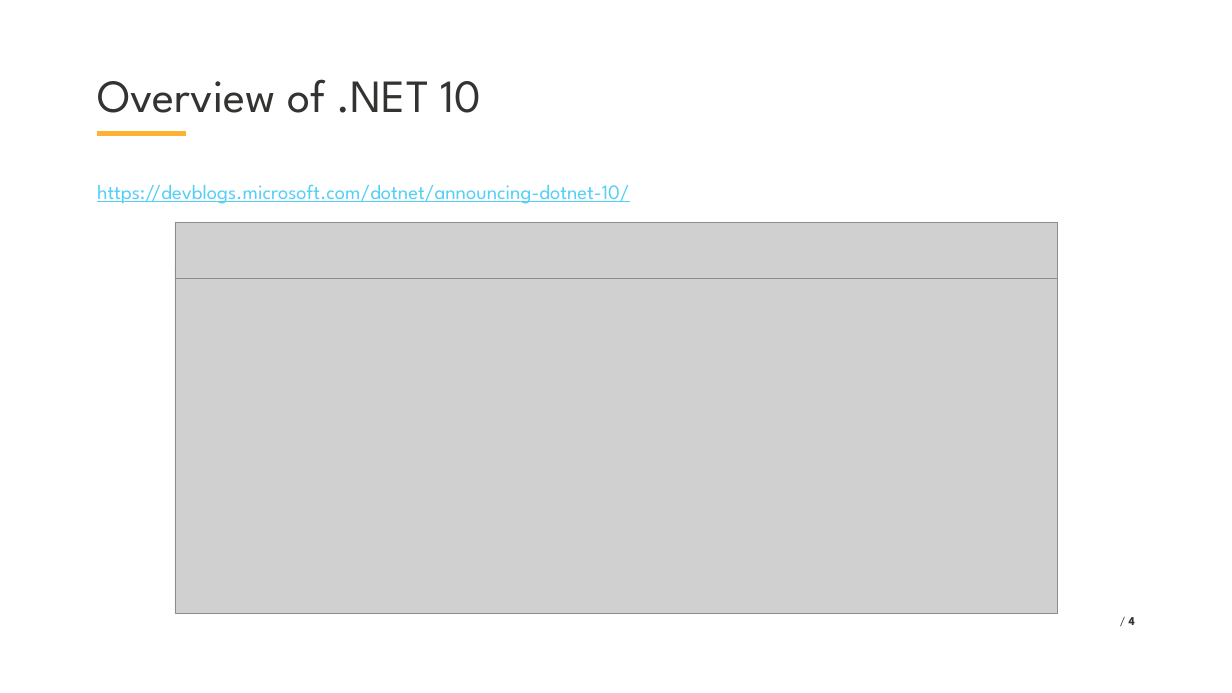
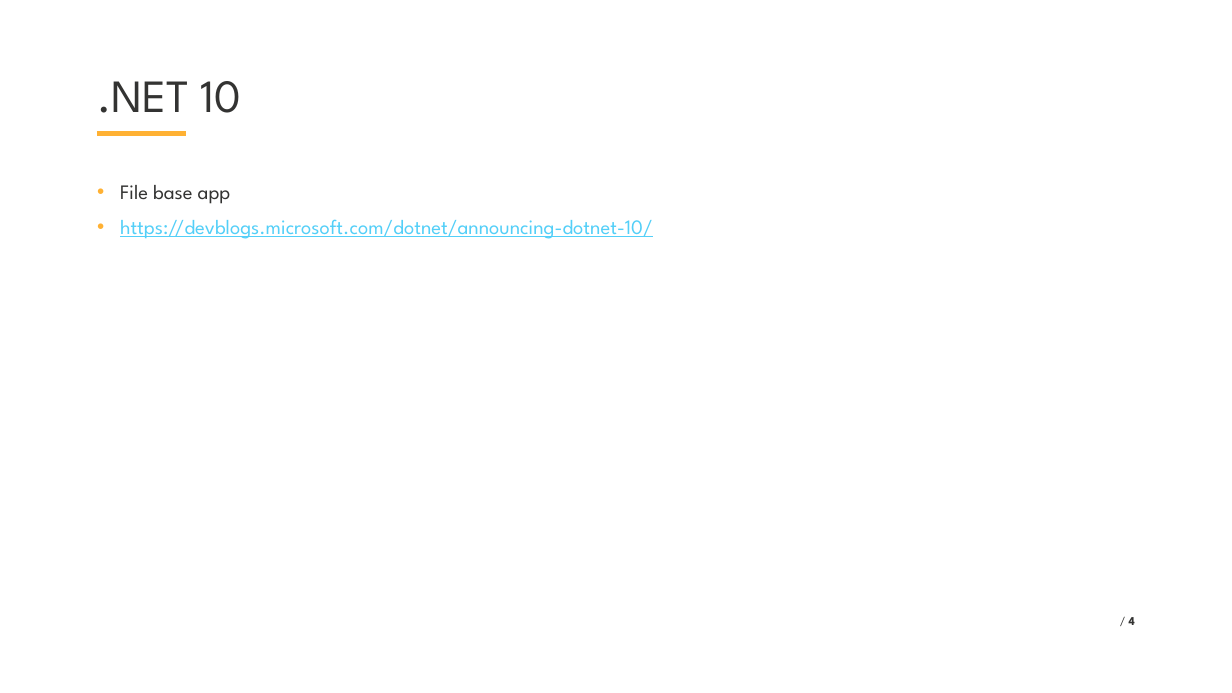
Before and after one commit to VladislavAntonyuk/AICalendar, a slide deck: slide 4 of .NET Conf 2025 - Ukraine (Eng).pptx. Drawn at 1232x693 pixels with LibreOffice and Linux fonts; fonts in the diff are those of the drawing; grey boxes stand for pictures; background and template pictures are left out. Boxes give left, top, right and bottom in pixels: in the first picture for what was removed or moved away, otherwise in the second. Text is boxed around its words. In the diff, an @@ line names an element or a change of style, - is before the commit and + after.

```diff
--- a/.NET Conf 2025 - Ukraine (Eng).pptx
+++ b/.NET Conf 2025 - Ukraine (Eng).pptx
@@ title at (x1=97, y1=81, x2=242, y2=113): text changed @@
-Overview of .NET 10
+.NET 10
@@ text at (x1=120, y1=185, x2=231, y2=204): paragraph added @@
+• File base app
@@ text at (x1=120, y1=219, x2=653, y2=239): bullet none to • @@
@@ picture removed at (x1=175, y1=223, x2=1057, y2=278) @@
@@ picture removed at (x1=175, y1=269, x2=1057, y2=614) @@
```
Also in this commit, not shown: 10 other slides changed, 12 slides added, 3 slides removed, 43 other files.
